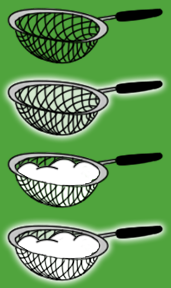
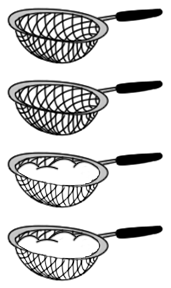
Layers edited between the first and the second (171, 288) image:
hid "Farbfüllung 1" over bbox(0, 0, 171, 288)
